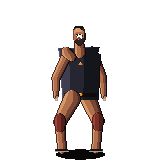
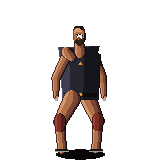
Revision of a layered w=160, h=160 image; what changed, layer by layer:
painted on "kit" over [58, 46, 100, 52]
